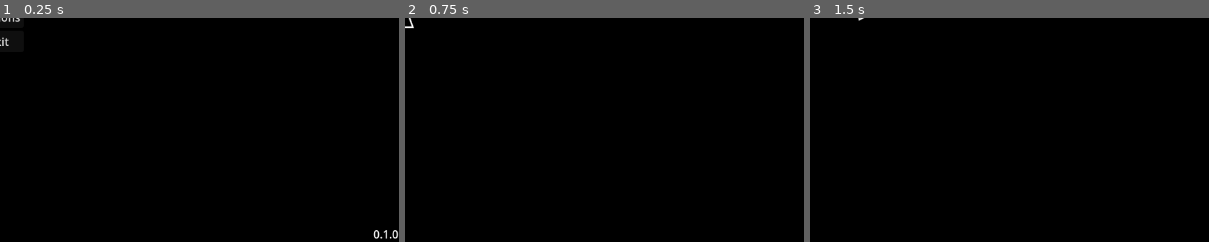
Above: before the commit, frames 1-3 (left to right).
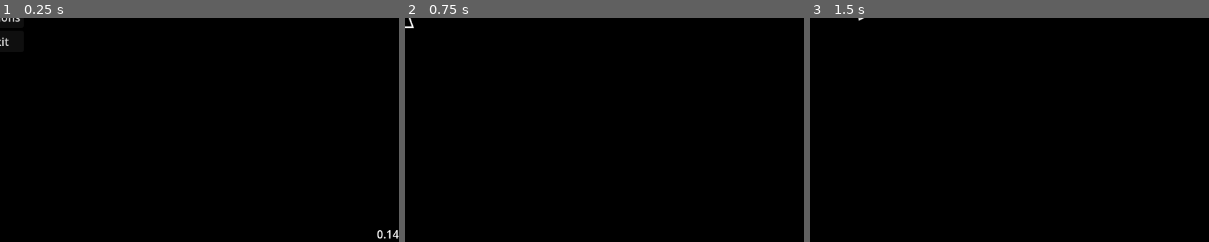
Above: after the commit, the same moments.

Repository: Jarmahent/RogueInvader
Game: Godot game, scene res://main.tscn
Same seed, same stepped clock (60 frames per second), same inputs: the game is played once before the commit and once after it.
Inputs (mouse positions are % of the whole screen's width and height, from its top left):
- Up to frame 1 (0.25 s): no input
- Up to frame 2 (0.75 s): click "Start" at 0.5 s
- Up to frame 3 (1.5 s): tap Enter at 1.25 s; move the mouse to (72, 45) at 1.27 s; hold W (thrust) from 1.28 s (still down); tap Space (dash) at 1.35 s
The pictures show only the part of the screen within x 50-100%, y 50-100%; the shares and areas given below are measured in that part.

The runs differ from the first frame. In frame 1, 0.2% of the frame differs, in the area x 93-100%, y 94-99%; in frame 2, nothing differs; in frame 3, nothing differs.

Commit message:
readme

Diff:
--- a/main.tscn
+++ b/main.tscn
@@ -63,7 +63,7 @@
 offset_top = -23.0
 grow_horizontal = 0
 grow_vertical = 0
-text = "0.1.0"
+text = "0.14"
 horizontal_alignment = 2
 
 [connection signal="pressed" from="MenuCenter/MainButtons/StartButton" to="." method="_on_start_button_pressed"]
Not shown, added: docs/rogue-invader.png.import
